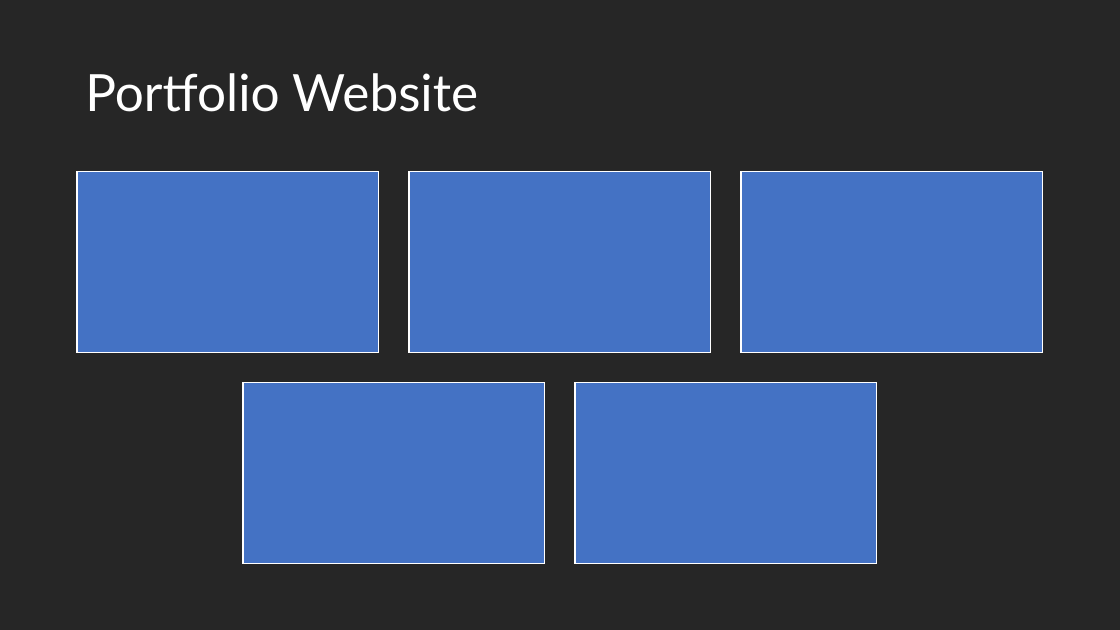
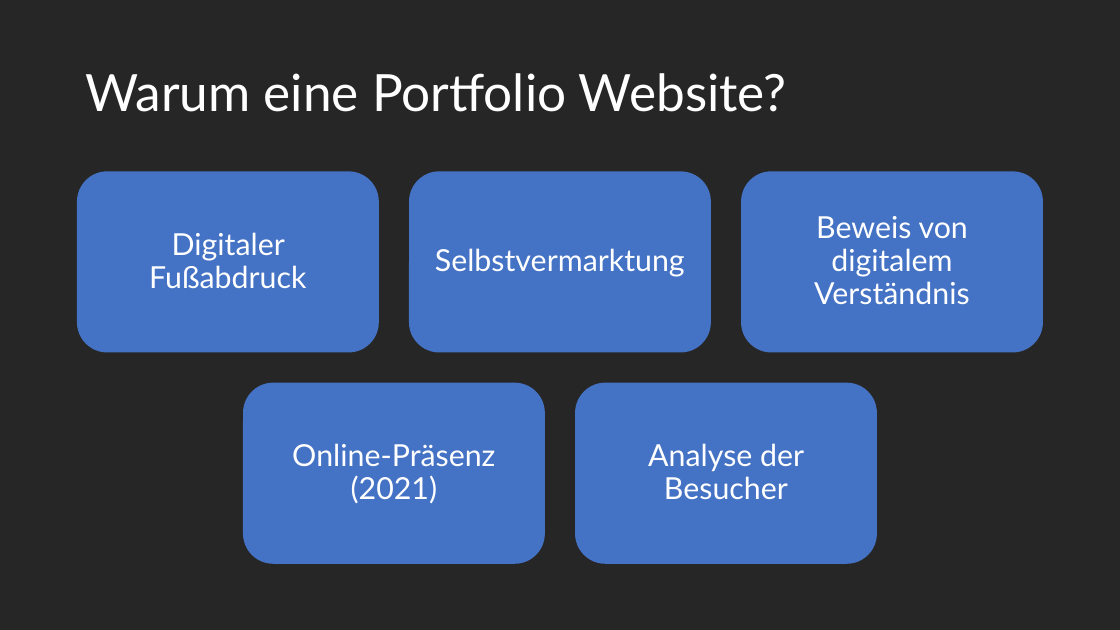
Before and after one commit to maximotus/skill-saturday-wordpress-portfolio-website, a slide deck: slide 2 of wordpress-portfolio-website-presentation.pptx. Drawn at 1120x630 pixels with LibreOffice and Linux fonts; fonts in the diff are those of the drawing. Boxes give left, top, right and bottom in pixels: in the first picture for what was removed or moved away, otherwise in the second. Text is boxed around its words. In the diff, an @@ line names an element or a change of style, - is before the commit and + after.

```diff
--- a/wordpress-portfolio-website-presentation.pptx
+++ b/wordpress-portfolio-website-presentation.pptx
@@ title at bbox=[85, 73, 787, 112]: text changed @@
-Portfolio Website
+Warum eine Portfolio Website?
@@ group removed at bbox=[77, 171, 1043, 565]: 5 rectangles @@
@@ group added at bbox=[77, 171, 1043, 565]: 5 rounded rectangles, 5 texts @@
+Digitaler Fußabdruck
+Selbstvermarktung
+Beweis von digitalem Verständnis
+Online-Präsenz
+(2021)
+Analyse der Besucher
```
Also in this commit, not shown: 1 slide added.
